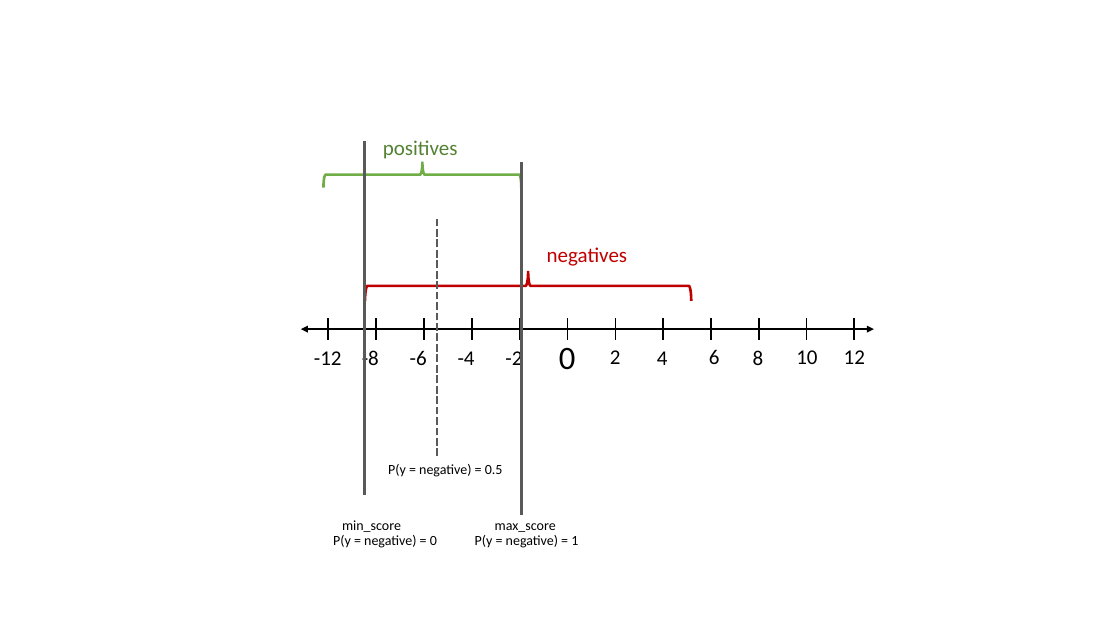
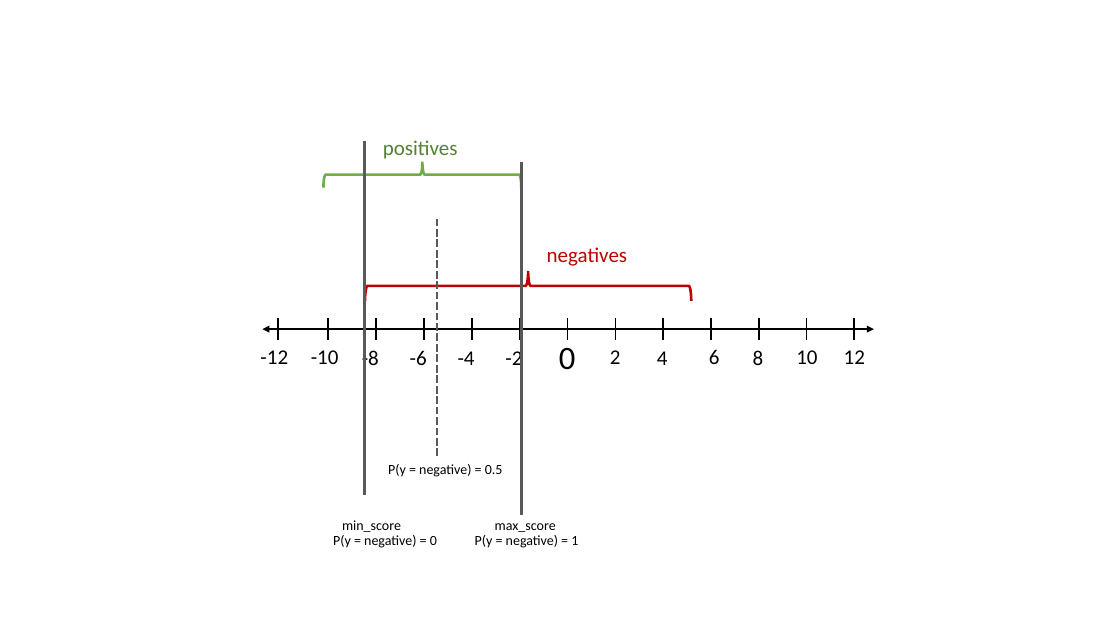
Before and after one commit to ChristophSc/master-thesis, a slide deck: slide 6 of writing/master-thesis/figures/Figures.pptx. Drawn at 1120x630 pixels with LibreOffice and Linux fonts; fonts in the diff are those of the drawing. Boxes give left, top, right and bottom in pixels: in the first picture for what was removed or moved away, otherwise in the second. Text is boxed around its words. In the diff, an @@ line names an element or a change of style, - is before the commit and + after.

```diff
--- a/writing/master-thesis/figures/Figures.pptx
+++ b/writing/master-thesis/figures/Figures.pptx
@@ double arrow moved from (301, 329) - (874, 329) to (262, 329) - (874, 329) @@
@@ line added from (278, 318) to (278, 340), #000000 1.5 pt @@
@@ text "-12": place and size @@
-text "-12" at <box>314,351,342,365</box>
+text "-12" at <box>260,350,288,364</box>
@@ text added at <box>311,350,339,364</box>, 18 pt, text #000000 @@
+-10
```
Also in this commit, not shown: 2 other slides changed, 2 other files.
